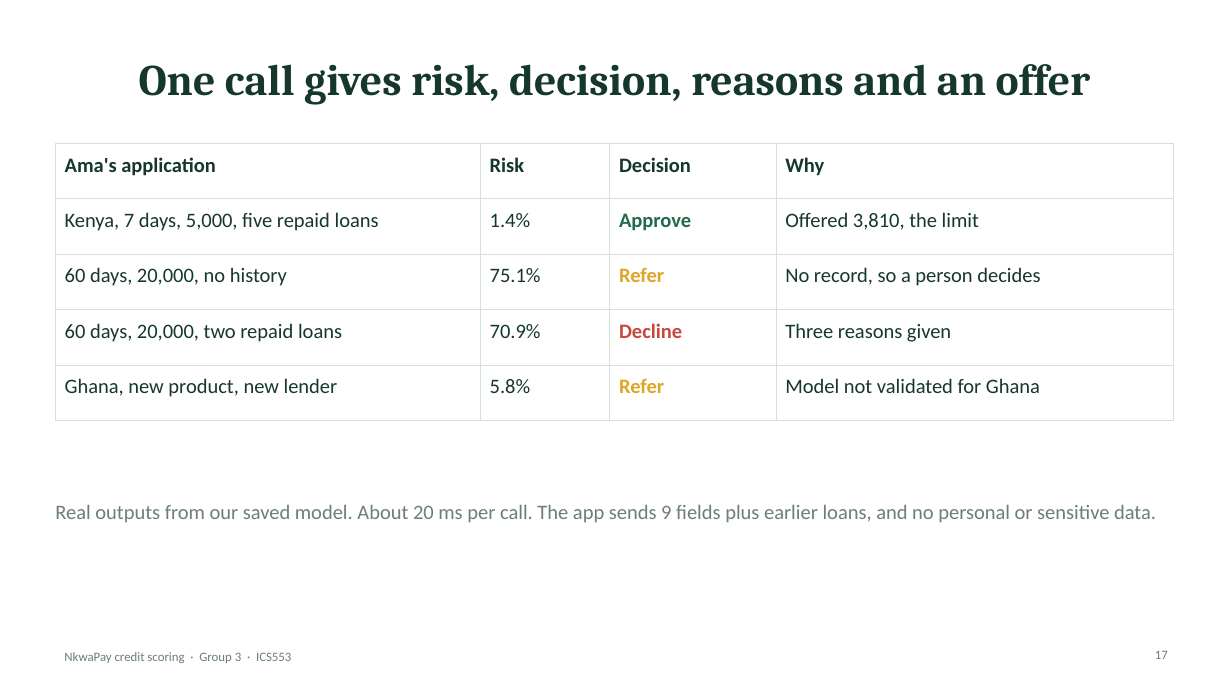
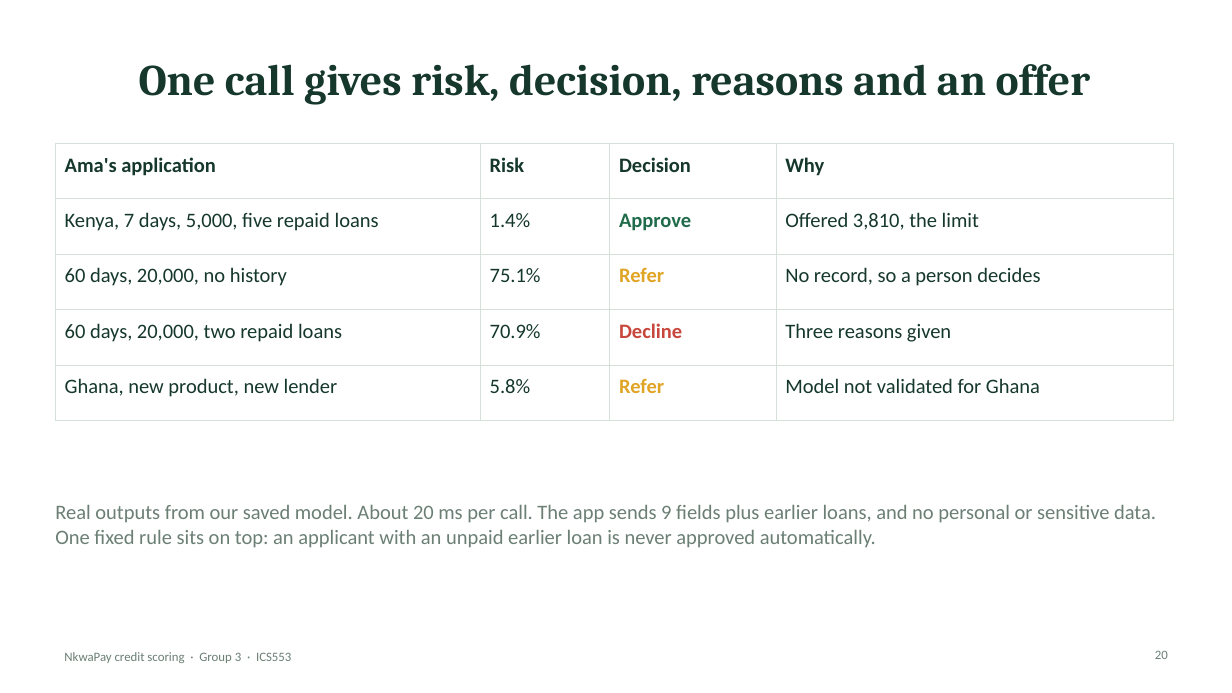
Before and after one commit to ASU-MICS-2028/mle-group-3-prosit-2, a slide deck: slide 20 of slides/NkwaPay_Debrief_Simple.pptx (slide 17 before the commit). Drawn at 1232x693 pixels with LibreOffice and Linux fonts; fonts in the diff are those of the drawing. Boxes give left, top, right and bottom in pixels: in the first picture for what was removed or moved away, otherwise in the second. Text is boxed around its words. In the diff, an @@ line names an element or a change of style, - is before the commit and + after.

Commit message:
Slides: add fee sensitivity, loan-limit test, starter-loan cost, earlier-default rule and Directive gaps

```diff
--- a/slides/NkwaPay_Debrief_Simple.pptx
+++ b/slides/NkwaPay_Debrief_Simple.pptx
@@ text at box(55, 505, 1156, 548): text changed @@
-Real outputs from our saved model. About 20 ms per call. The app sends 9 fields plus earlier loans, and no personal or sensitive data.
+Real outputs from our saved model. About 20 ms per call. The app sends 9 fields plus earlier loans, and no personal or sensitive data. One fixed rule sits on top: an applicant with an unpaid earlier loan is never approved automatically.
@@ page number at box(1155, 650, 1168, 659): text changed @@
-17
+20
```
Also in this commit, not shown: 2 other slides changed, 3 slides added, 2 other files.
